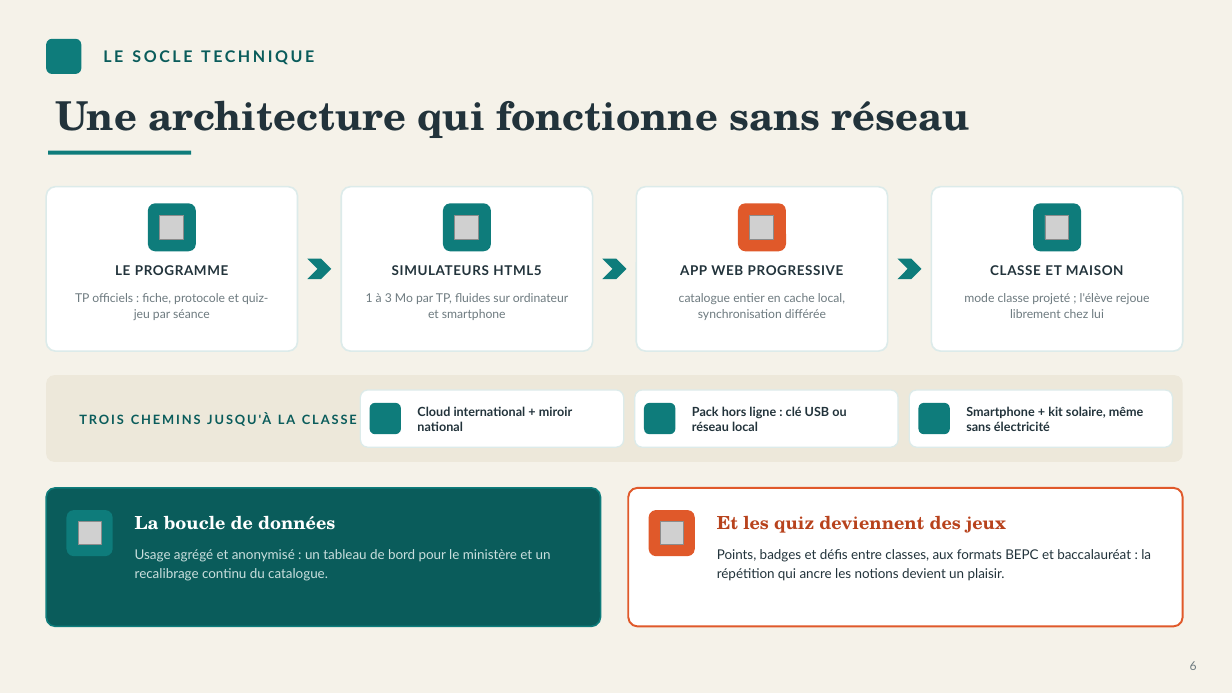
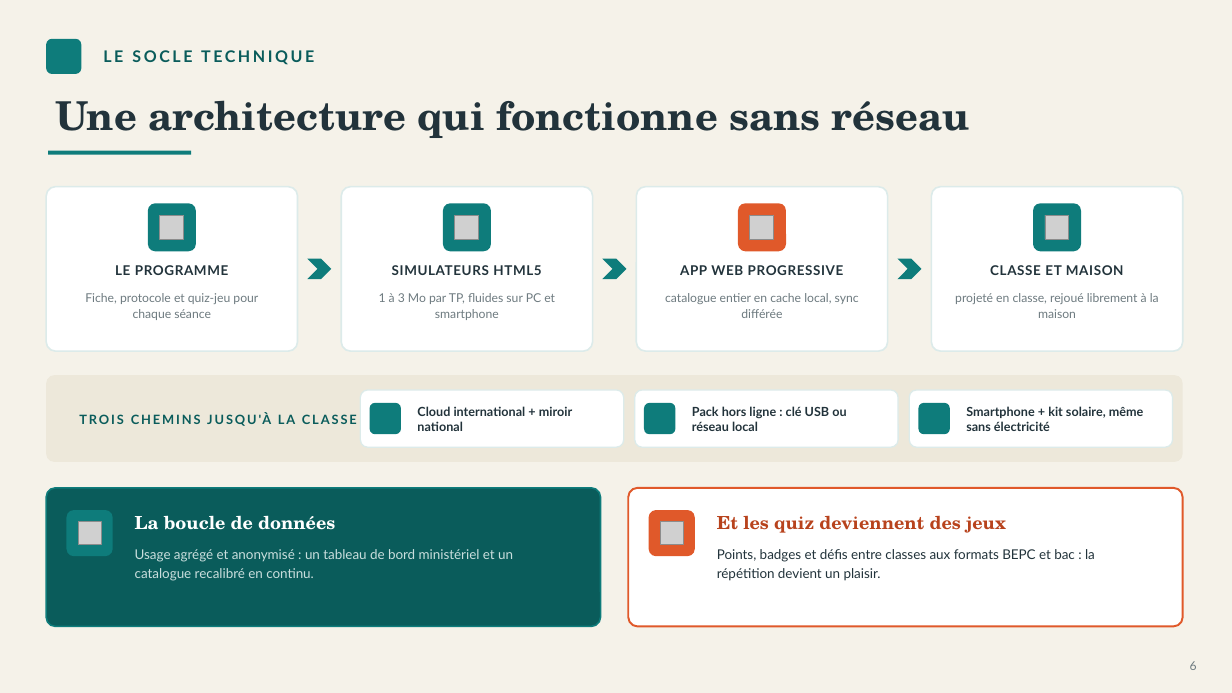
Before and after one commit to djabelo712/Saver, a slide deck: slide 6 of VirtuLab_Togo_Presentation_Dr_Pagdame_Tiebekabe.pptx. Drawn at 1232x693 pixels with LibreOffice and Linux fonts; fonts in the diff are those of the drawing; grey boxes stand for pictures; background and template pictures are left out. Boxes give left, top, right and bottom in pixels: in the first picture for what was removed or moved away, otherwise in the second. Text is boxed around its words. In the diff, an @@ line names an element or a change of style, - is before the commit and + after.

```diff
--- a/VirtuLab_Togo_Presentation_Dr_Pagdame_Tiebekabe.pptx
+++ b/VirtuLab_Togo_Presentation_Dr_Pagdame_Tiebekabe.pptx
@@ text at (x1=85, y1=293, x2=258, y2=320): text changed @@
-TP officiels : fiche, protocole et quiz-jeu par séance
+Fiche, protocole et quiz-jeu pour chaque séance
@@ text at (x1=379, y1=293, x2=555, y2=320): text changed @@
-1 à 3 Mo par TP, fluides sur ordinateur et smartphone
+1 à 3 Mo par TP, fluides sur PC et smartphone
@@ text at (x1=665, y1=293, x2=859, y2=318): text changed @@
-catalogue entier en cache local, synchronisation différée
+catalogue entier en cache local, sync différée
@@ text at (x1=955, y1=293, x2=1159, y2=318): text changed @@
-mode classe projeté ; l'élève rejoue librement chez lui
+projeté en classe, rejoué librement à la maison
@@ text at (x1=135, y1=549, x2=513, y2=581): text changed @@
-Usage agrégé et anonymisé : un tableau de bord pour le ministère et un recalibrage continu du catalogue.
+Usage agrégé et anonymisé : un tableau de bord ministériel et un catalogue recalibré en continu.
@@ text at (x1=717, y1=549, x2=1095, y2=581): text changed @@
-Points, badges et défis entre classes, aux formats BEPC et baccalauréat : la répétition qui ancre les notions devient un plaisir.
+Points, badges et défis entre classes aux formats BEPC et bac : la répétition devient un plaisir.
```
Also in this commit, not shown: 7 other slides changed, 1 slide added, 1 slide removed, 3 other files.
